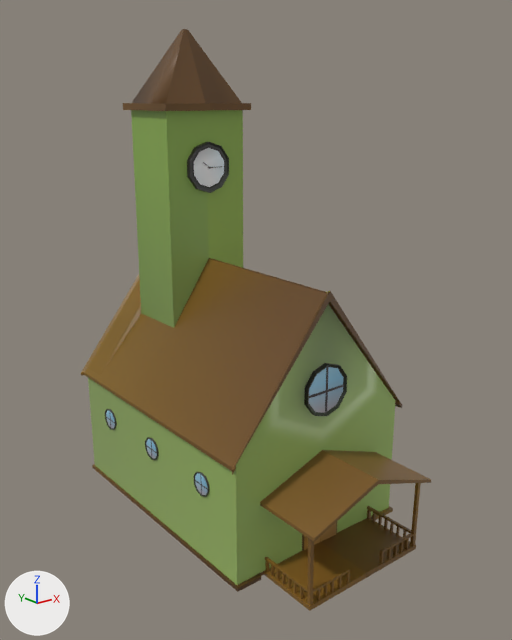
Two versions of the FBX model Assets/Models/Contruções/HourTower.fbx, one commit apart.
Both versions are drawn from a 50 mm lens placed at (-16.64, -17.89, 16.5), pointed at (-0.12, 2.76, 8.24). Lighting does not change. The marker at lower left points along +X, +Y and +Z. Where no turn or scale is listed for an object, it has been applied to the vertices. Vertices at the same position are counted once.

The older version as bpy lines, for what is in view:
```python
me_circle_001 = bpy.data.meshes.new('Circle.001')
me_circle_001.from_pydata(...)  # 60 vertices, 51 faces; spans x -0.95..0.95, y -0.17..0.14, z -1.0..1.0
me_circle_001.materials.append(mat_material_001)  # picture img_imphenziapalette01_png
me_cube_001 = bpy.data.meshes.new('Cube.001')
me_cube_001.from_pydata(...)  # 1544 vertices, 1536 faces; spans x -4.2..4.2, y -3.7..10.1, z -1.0..18.1
me_cube_001.materials.append(mat_material_001)  # picture img_imphenziapalette01_png
# before: 21 (0.0, -1.0, 6.4), 28 (0.0, -1.0, 3.1) at pixel (322, 449), 37 (-2.9, -1.0, 4.5) at pixel (260, 438), 38 (-2.9, -1.0, 2.1) at pixel (260, 502)
me_cylinder = bpy.data.meshes.new('Cylinder')
me_cylinder.from_pydata(...)  # 40 vertices, 32 faces; spans x -0.95..0.95, y -0.17..0.17, z -1.0..1.0
me_cylinder.materials.append(mat_material_001)  # picture img_imphenziapalette01_png
ob_circle = bpy.data.objects.new('Circle', me_circle_001)
ob_circle.location = (0.0, 6.04, 13.84)
ob_cube = bpy.data.objects.new('Cube', me_cube_001)
ob_cube.location = (0.0, 0.0, 1.0)
ob_cylinder = bpy.data.objects.new('Cylinder', me_cylinder)
ob_cylinder.location = (0.0, -1.02, 6.54)
```
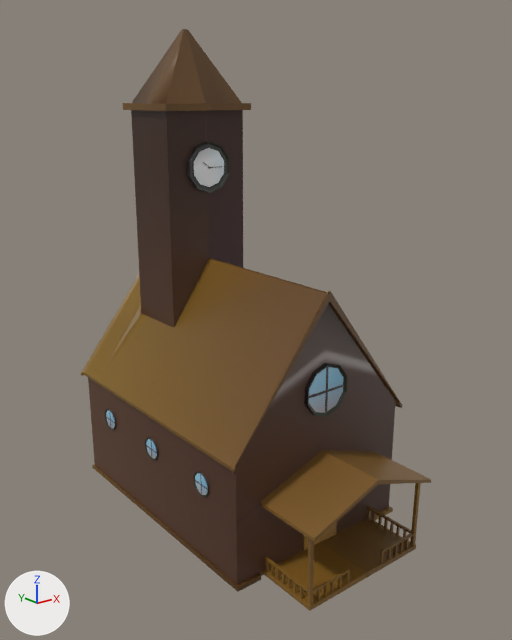
Edits to the bpy script that builds the scene:
```text
Change me_cube_001:
    used by ob_cube; location = (0.0, 0.0, 1.0)
    verts and faces of me_cube_001; kept vertices keep their numbers, new ones are numbered from 1544
    remove me_cube_001.from_pydata(...)  # 1544 vertices, 1536 faces; spans x -4.2..4.2, y -3.7..10.1, z -1.0..18.1
    add me_cube_001.from_pydata(...)  # 1548 vertices, 1540 faces; spans x -4.2..4.2, y -3.7..10.1, z -1.0..18.1
    me_cube_001 part 1
    add delete_faces([(21, 37, 38, 28)])
    add verts[1544] = (-0.8, -1.0, 5.0)  # pixel (307, 409)
    add verts[1545] = (-0.8, -1.0, 3.7)  # pixel (306, 442)
    add verts[1546] = (-2.2, -1.0, 4.1)  # pixel (278, 442)
    add verts[1547] = (-2.2, -1.0, 3.2)  # pixel (277, 466)
    add faces += [(1544, 1546, 1547, 1545), (37, 38, 1547, 1546), (21, 1544, 1545, 28), (21, 37, 1546, 1544), (28, 1545, 1547, 38)]
    me_cube_001 part 2: 77 kept faces spanning x -4.0..4.0, y -1.0..10.0, z -1.0..15.1 get new texture (UV) coordinates
```

Boxes (x1, y1, x2, y2) around the edits, measured in the pictures (512 x 640 px):
part 1 of me_cube_001, built on: (260, 389, 323, 502) in both
part 2 of me_cube_001, surface changed (green to brown): (88, 110, 396, 585) in both
